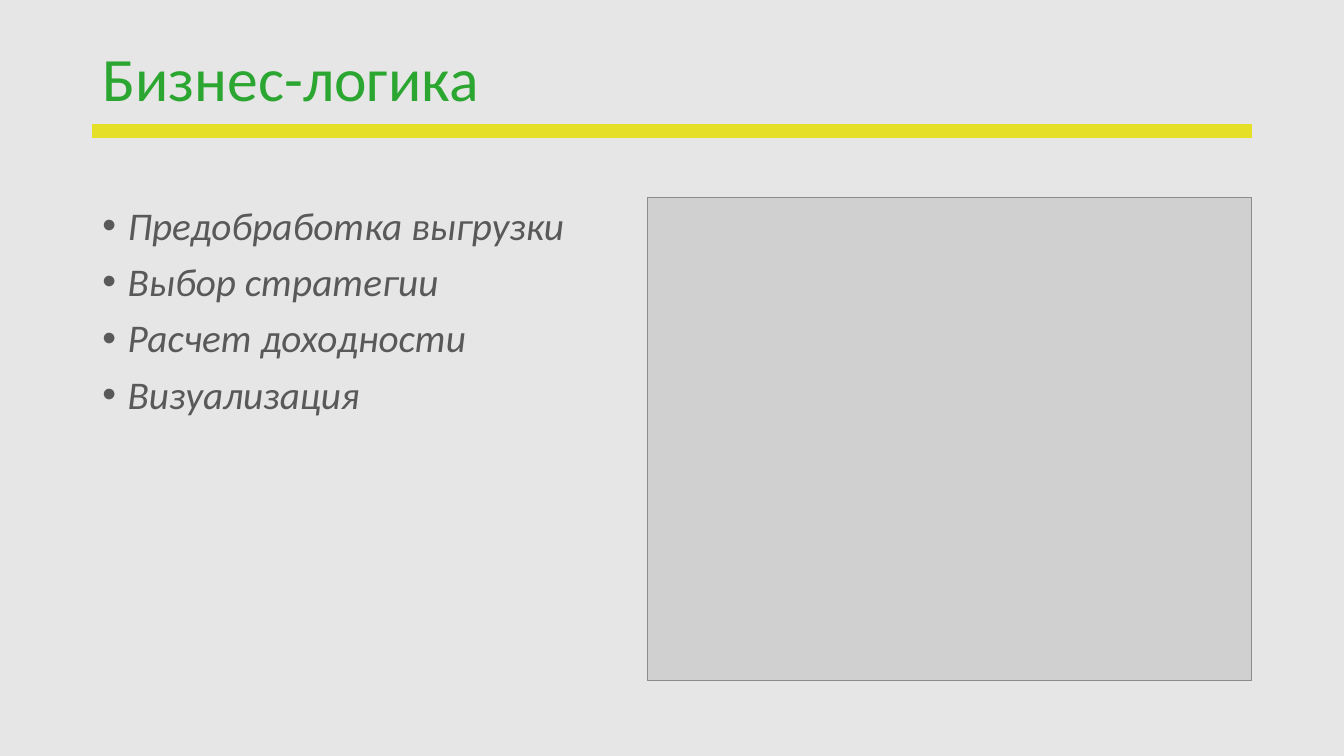
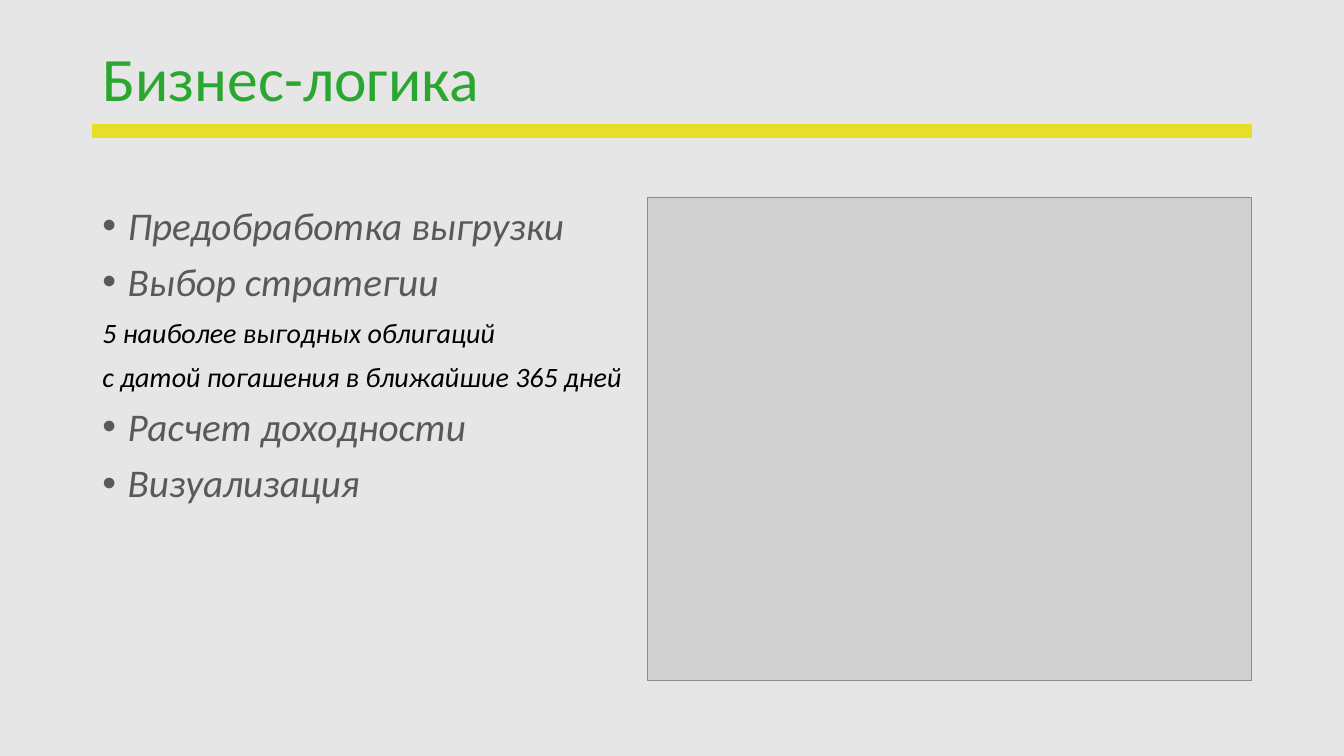
Before and after one commit to buxkirill/reboot_DA, a slide deck: slide 6 of final_project/ПЕРЕЗАПУСК_Защита проекта.pptx. Drawn at 1344x756 pixels with LibreOffice and Linux fonts; fonts in the diff are those of the drawing; grey boxes stand for pictures; background and template pictures are left out. Boxes give left, top, right and bottom in pixels: in the first picture for what was removed or moved away, otherwise in the second. Text is boxed around its words. In the diff, an @@ line names an element or a change of style, - is before the commit and + after.

```diff
--- a/final_project/ПЕРЕЗАПУСК_Защита проекта.pptx
+++ b/final_project/ПЕРЕЗАПУСК_Защита проекта.pptx
@@ text at bbox=[102, 324, 621, 392]: paragraphs added @@
+5 наиболее выгодных облигаций
+с датой погашения в ближайшие 365 дней
```
Also in this commit, not shown: 2 other slides changed.
